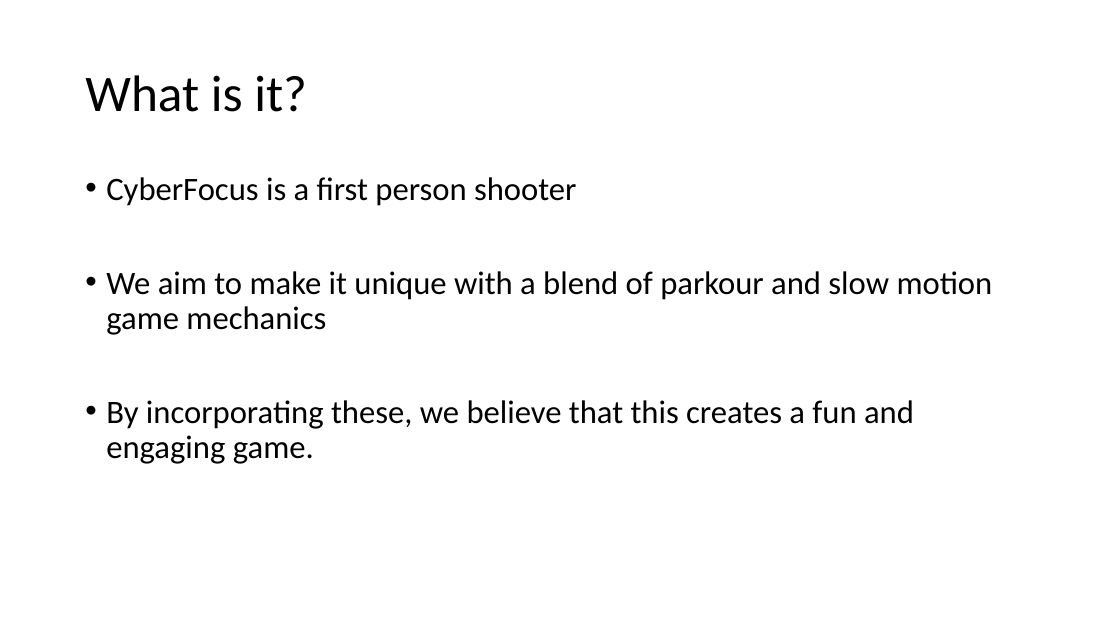
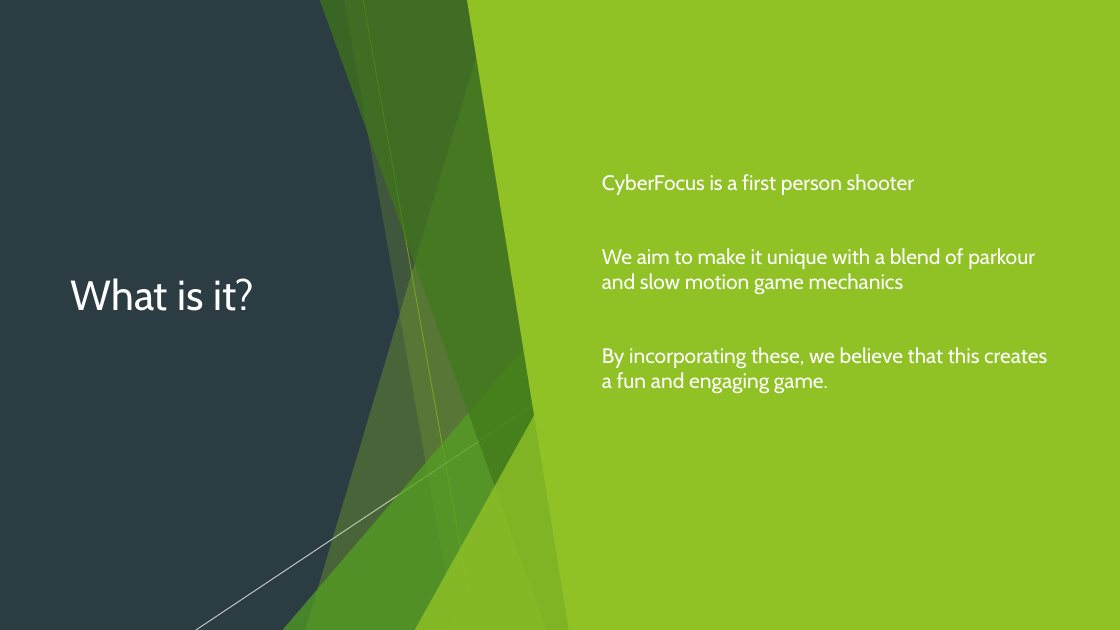
Before and after one commit to Pilokio/Tranzfuser, a slide deck: slide 3 of Virtual Pitch Presentation/Pitch.pptx. Drawn at 1120x630 pixels with LibreOffice and Linux fonts; fonts in the diff are those of the drawing. Boxes give left, top, right and bottom in pixels: in the first picture for what was removed or moved away, otherwise in the second. Text is boxed around its words. In the diff, an @@ line names an element or a change of style, - is before the commit and + after.

Commit message:
Updates to slides

```diff
--- a/Virtual Pitch Presentation/Pitch.pptx
+++ b/Virtual Pitch Presentation/Pitch.pptx
@@ background #FFFFFF to #2C3C43 @@
@@ rectangle added at <box>0,0,1120,630</box>, fill #2C3C43 @@
@@ freeform shape added at <box>306,0,582,630</box>, fill #90C226 at 30% opacity @@
@@ freeform shape added at <box>319,0,581,630</box>, fill #3F7819 at 70% opacity @@
@@ freeform shape added at <box>344,0,582,630</box>, fill #90C226 at 20% opacity @@
@@ line added from (363, 0) to (476, 630), #6C921D 0.75 pt @@
@@ freeform shape added at <box>467,0,1120,630</box>, fill #90C226 @@
@@ title "What is it?": place and size @@
-title "What is it?" at <box>85,75,307,112</box>
+title "What is it?" at <box>71,278,253,311</box>
@@ title "What is it?" at <box>71,278,253,311</box>: size 44 to 36 pt, font Calibri to Cabin, text colour #000000 to #FFFFFF; line spacing 0.9 to 1 @@
@@ text "CyberFocus is a first person ...": place and size @@
-text "CyberFocus is a first person ..." at <box>106,177,993,464</box>
+text "CyberFocus is a first person ..." at <box>602,174,1047,394</box>
@@ text "CyberFocus is a first person ..." at <box>602,174,1047,394</box>: size 28 to 18 pt, font Calibri to Cabin, text colour #000000 to #FFFFFF; bullet • to ▶; line spacing 0.9 to 1; vertical alignment top to middle @@
@@ triangle added at <box>282,280,581,630</box>, fill #54A021 at 72% opacity @@
@@ line added from (634, 339) to (196, 630), #FFFFFF 0.75 pt @@
@@ triangle added at <box>415,330,582,630</box>, fill #90C226 at 80% opacity @@
@@ group added at <box>0,0,1120,630</box>: 5 freeform shapes, 3 triangles, 2 lines @@
```
Also in this commit, not shown: 3 other slides changed, 1 slide added, 1 slide removed.
